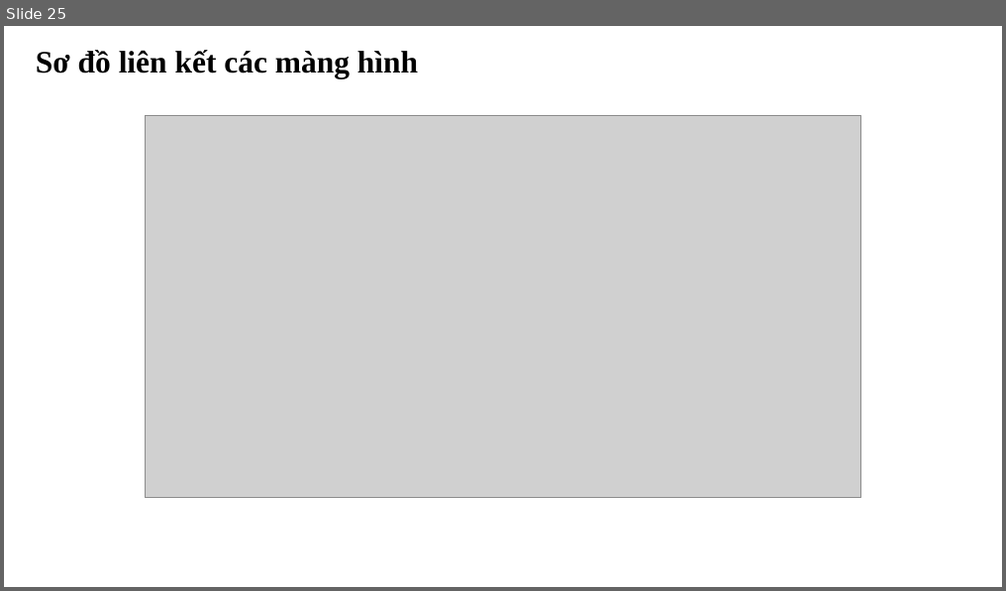
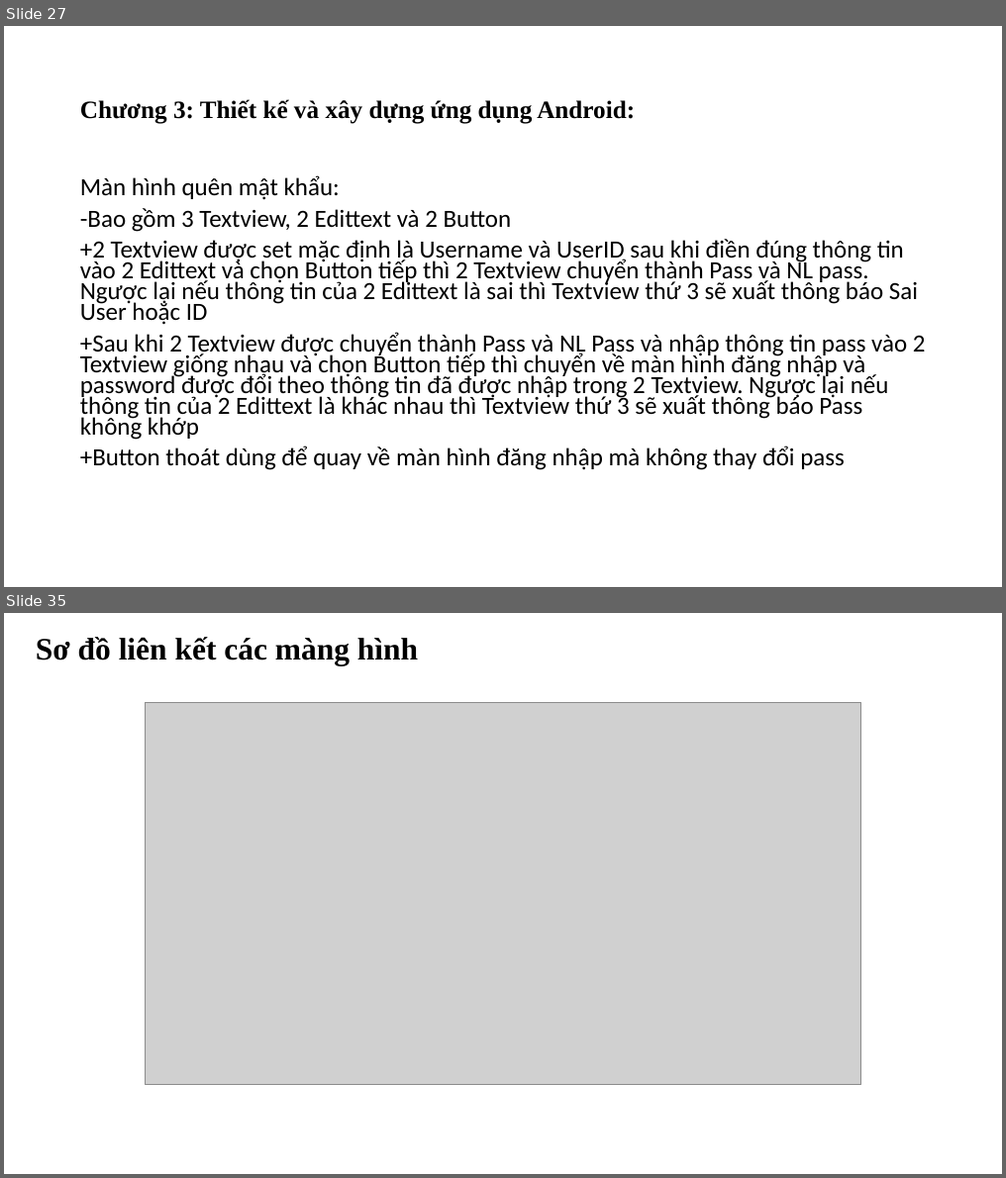
Before and after one commit to aokidai/androidcuoiki, a slide deck: bcck.pptx. Shown one above the other, each under a label of ours: slide 25 before the commit, slides 27 and 35 after it; the slides between them are not shown. The pictures are 1006x591 and 1006x1178 pixels, drawn with LibreOffice and Linux fonts; fonts in the diff are those of the drawing; grey boxes stand for pictures. Boxes give left, top, right and bottom in pixels: in the first picture for what was removed or moved away, otherwise in the second. Text is boxed around its words. In the diff, an @@ line names an element or a change of style, - is before the commit and + after.

```diff
--- a/bcck.pptx
+++ b/bcck.pptx
@@ slide 27 added at [4,26,1002,587], background #FFFFFF @@
@@ title added at [80,99,635,124], 24 pt, text #000000, bold @@
+Chương 3: Thiết kế và xây dựng ứng dụng Android:
@@ text added at [80,175,926,471], 23.8 pt, text #000000 @@
+Màn hình quên mật khẩu:
+-Bao gồm 3 Textview, 2 Edittext và 2 Button
++2 Textview được set mặc định là Username và UserID sau khi điền đúng thông tin vào 2 Edittext và chọn Button tiếp thì 2 Textview chuyển thành Pass và NL pass. Ngược lại nếu thông tin của 2 Edittext là sai thì Textview thứ 3 sẽ xuất thông báo Sai User hoặc ID
++Sau khi 2 Textview được chuyển thành Pass và NL Pass và nhập thông tin pass vào 2 Textview giống nhau và chọn Button tiếp thì chuyển về màn hình đăng nhập và password được đổi theo thông tin đã được nhập trong 2 Textview. Ngược lại nếu thông tin của 2 Edittext là khác nhau thì Textview thứ 3 sẽ xuất thông báo Pass không khớp
++Button thoát dùng để quay về màn hình đăng nhập mà không thay đổi pass
@@ what was slide 25 is now slide 35 @@
```
Also in this commit, not shown: 1 slide changed, 18 other slides added, 1 slide removed, 16 other files.
